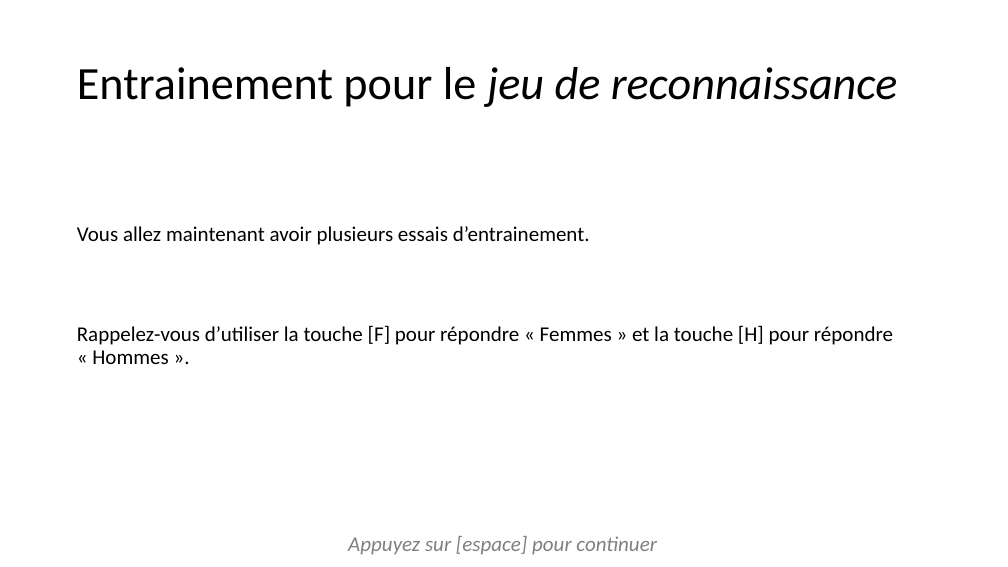
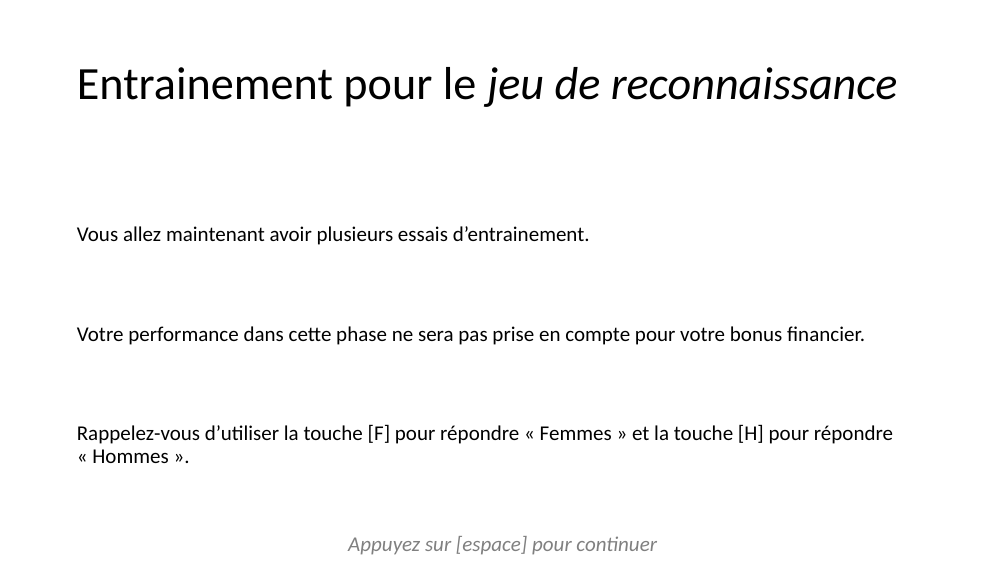
Before and after one commit to jusporrer/Emotion_regulation, a slide deck: slide 17 of instructions/instructionsDiapo.pptx. Drawn at 1008x567 pixels with LibreOffice and Linux fonts; fonts in the diff are those of the drawing. Boxes give left, top, right and bottom in pixels: in the first picture for what was removed or moved away, otherwise in the second. Text is boxed around its words. In the diff, an @@ line names an element or a change of style, - is before the commit and + after.

```diff
--- a/instructions/instructionsDiapo.pptx
+++ b/instructions/instructionsDiapo.pptx
@@ text at <box>77,326,865,345</box>: paragraph added @@
+Votre performance dans cette phase ne sera pas prise en compte pour votre bonus financier.
```
Also in this commit, not shown: 3 other slides changed, 10 other files.
